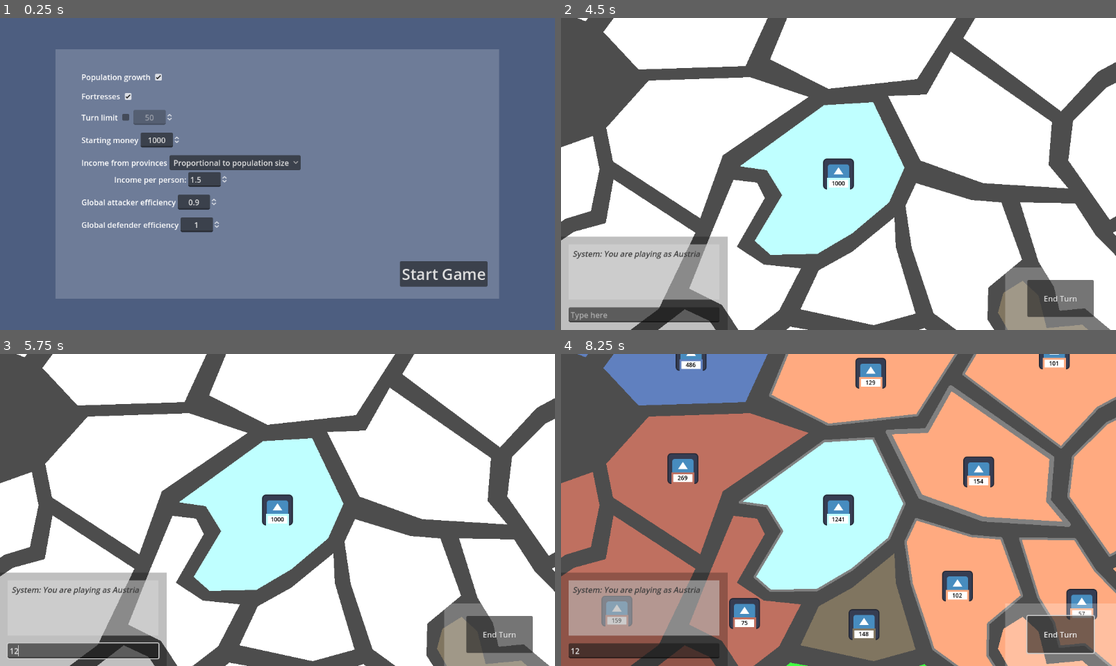
Above: before the commit, frames 1-4 (two rows, left to right).
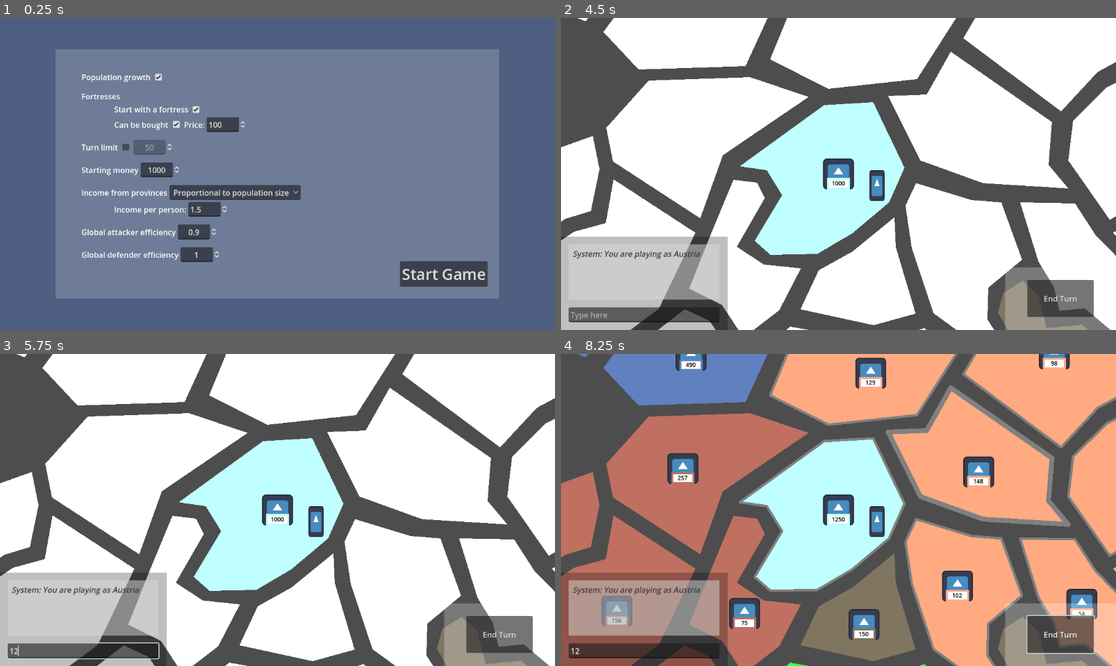
Above: after the commit, the same moments.

Repository: SamTheBlow/grand-strategy-game
Game: Godot game, scene res://scenes/main.tscn
Same seed, same stepped clock (60 frames per second), same inputs: the game is played once before the commit and once after it. The engine's default icon, where the game draws it, is replaced by a stand-in: a white triangle on a blue panel in a dark square.
Inputs (mouse positions are in pixels of both pictures, inside the frame that each line leads up to; where the layout moved, square brackets give the same spot in the first picture):
- Up to frame 1 (0.25 s): no input
- Up to frame 2 (4.5 s): click (688, 96) at 0.52 s; click (688, 145) [688, 117] at 1.25 s; click (738, 124) at 2.02 s; click (755, 108) [688, 117] at 2.75 s; click (755, 108) [688, 117] at 3.5 s; click "Start Game" at 4.25 s
- Up to frame 3 (5.75 s): click (83, 650) at 5.02 s; type "12" at 5.1 s
- Up to frame 4 (8.25 s): click "End Turn" at 5.75 s; click "End Turn" at 6.5 s; click "End Turn" at 7.25 s; tap Enter at 8 s; move the mouse to (960, 494) at 8.02 s; click (960, 494) at 8.17 s

The runs differ from the first frame. In frame 1, 6.4% of the frame differs, in the area x 14-55%, y 24-79%; in frame 2, 0.3%; in frame 3, 0.3%; in frame 4, 1.4%.

Commit message:
Add ability to buy a fortress

Diff:
--- a/GrandStrategyGame/scenes/game.tscn
+++ b/GrandStrategyGame/scenes/game.tscn
@@ -197,6 +197,7 @@
 
 [connection signal="exit_to_main_menu_requested" from="UILayer/GameUI/Chat" to="." method="_on_exit_to_main_menu_requested"]
 [connection signal="load_requested" from="UILayer/GameUI/Chat" to="." method="_on_load_requested"]
+[connection signal="requested_buy_fortress" from="UILayer/GameUI/Chat" to="." method="_on_chat_requested_buy_fortress"]
 [connection signal="requested_money_info" from="UILayer/GameUI/Chat" to="." method="_on_chat_requested_money_info"]
 [connection signal="requested_province_info" from="UILayer/GameUI/Chat" to="." method="_on_chat_requested_province_info"]
 [connection signal="rules_requested" from="UILayer/GameUI/Chat" to="." method="_on_chat_rules_requested"]
--- a/GrandStrategyGame/scenes/main_menu/lobby.tscn
+++ b/GrandStrategyGame/scenes/main_menu/lobby.tscn
@@ -91,10 +91,49 @@
 layout_mode = 2
 text = "Fortresses"
 
-[node name="FortressesCheckBox" type="CheckBox" parent="HBoxContainer/Spacing75/MarginContainer/ScrollContainer/HBoxContainer/VBoxContainer/HBoxContainer2"]
+[node name="FortressStart" type="HBoxContainer" parent="HBoxContainer/Spacing75/MarginContainer/ScrollContainer/HBoxContainer/VBoxContainer"]
+layout_mode = 2
+
+[node name="Spacing" type="Control" parent="HBoxContainer/Spacing75/MarginContainer/ScrollContainer/HBoxContainer/VBoxContainer/FortressStart"]
+custom_minimum_size = Vector2(64, 0)
+layout_mode = 2
+
+[node name="Label" type="Label" parent="HBoxContainer/Spacing75/MarginContainer/ScrollContainer/HBoxContainer/VBoxContainer/FortressStart"]
+layout_mode = 2
+text = "Start with a fortress"
+
+[node name="StartWithFortress" type="CheckBox" parent="HBoxContainer/Spacing75/MarginContainer/ScrollContainer/HBoxContainer/VBoxContainer/FortressStart"]
 unique_name_in_owner = true
 layout_mode = 2
 button_pressed = true
+
+[node name="FortressPurchase2" type="HBoxContainer" parent="HBoxContainer/Spacing75/MarginContainer/ScrollContainer/HBoxContainer/VBoxContainer"]
+layout_mode = 2
+
+[node name="Spacing" type="Control" parent="HBoxContainer/Spacing75/MarginContainer/ScrollContainer/HBoxContainer/VBoxContainer/FortressPurchase2"]
+custom_minimum_size = Vector2(64, 0)
+layout_mode = 2
+
+[node name="Label" type="Label" parent="HBoxContainer/Spacing75/MarginContainer/ScrollContainer/HBoxContainer/VBoxContainer/FortressPurchase2"]
+layout_mode = 2
+text = "Can be bought"
+
+[node name="CanBuyFortress" type="CheckBox" parent="HBoxContainer/Spacing75/MarginContainer/ScrollContainer/HBoxContainer/VBoxContainer/FortressPurchase2"]
+unique_name_in_owner = true
+layout_mode = 2
+button_pressed = true
+
+[node name="Label2" type="Label" parent="HBoxContainer/Spacing75/MarginContainer/ScrollContainer/HBoxContainer/VBoxContainer/FortressPurchase2"]
+layout_mode = 2
+text = "Price:"
+
+[node name="FortressPrice" type="SpinBox" parent="HBoxContainer/Spacing75/MarginContainer/ScrollContainer/HBoxContainer/VBoxContainer/FortressPurchase2" node_paths=PackedStringArray("check_box")]
+unique_name_in_owner = true
+layout_mode = 2
+value = 100.0
+allow_greater = true
+script = ExtResource("2_sb2tg")
+check_box = NodePath("../../FortressStart/StartWithFortress")
 
 [node name="Spacing2" type="Control" parent="HBoxContainer/Spacing75/MarginContainer/ScrollContainer/HBoxContainer/VBoxContainer"]
 custom_minimum_size = Vector2(0, 8)
--- a/GrandStrategyGame/scripts/chat/chat.gd
+++ b/GrandStrategyGame/scripts/chat/chat.gd
@@ -4,6 +4,7 @@
 
 signal requested_province_info()
 signal requested_money_info()
+signal requested_buy_fortress()
 signal save_requested()
 signal load_requested()
 signal exit_to_main_menu_requested()
@@ -23,6 +24,7 @@
 						"/help - Gives a list of every command",
 						"/infop - Gives info on selected province",
 						"/money - Tells you how much money your country has",
+						"/fort - Buys a fortress in selected province",
 						"/fs - Toggle fullscreen",
 						"/save - Save the game",
 						"/load - Load the saved game",
@@ -33,6 +35,8 @@
 				requested_province_info.emit()
 			"money":
 				requested_money_info.emit()
+			"fort":
+				requested_buy_fortress.emit()
 			"fs":
 				var mode: int = DisplayServer.window_get_mode()
 				if mode == DisplayServer.WINDOW_MODE_FULLSCREEN:
--- a/GrandStrategyGame/scripts/game/game.gd
+++ b/GrandStrategyGame/scripts/game/game.gd
@@ -122,6 +122,47 @@
 func _on_chat_requested_money_info() -> void:
 	var money: int = players.player_from_id(_your_id).playing_country.money
 	chat.system_message("Your country currently has " + str(money) + " money.")
+
+
+func _on_chat_requested_buy_fortress() -> void:
+	if not rules.can_buy_fortress:
+		chat.system_message("Cannot buy: this game's rules don't allow it!")
+		return
+
+	# TODO bad code (copy/paste from province info command)
+	var selected_province: Province = world.provinces.selected_province
+	if not selected_province:
+		chat.system_message("No province selected.")
+		return
+
+	var your_country: Country = (
+			players.player_from_id(_your_id).playing_country
+	)
+	if selected_province.owner_country() != your_country:
+		chat.system_message(
+				"Cannot buy: selected province is not under your control!"
+		)
+		return
+
+	if your_country.money < rules.fortress_price:
+		chat.system_message(
+				"Not enough money! You need " + str(rules.fortress_price)
+				+ " but you only have " + str(your_country.money) + "."
+		)
+		return
+
+	for building in selected_province.buildings._buildings:
+		if building is Fortress:
+			chat.system_message(
+					"Cannot buy: there is already a fortress in that province!"
+			)
+			return
+
+	var fortress: Fortress = Fortress.new_fortress(self, selected_province)
+	fortress.add_visuals()
+	selected_province.buildings.add(fortress)
+
+	your_country.money -= rules.fortress_price
 
 
 func _on_chat_rules_requested() -> void:
--- a/GrandStrategyGame/scripts/main_menu/lobby.gd
+++ b/GrandStrategyGame/scripts/main_menu/lobby.gd
@@ -18,8 +18,15 @@
 	var pop_growth_check_box := %PopGrowthCheckBox as CheckBox
 	game_rules.population_growth = pop_growth_check_box.button_pressed
 
-	var fortresses_check_box := %FortressesCheckBox as CheckBox
-	game_rules.fortresses = fortresses_check_box.button_pressed
+	game_rules.start_with_fortress = (
+			(%StartWithFortress as CheckBox).button_pressed
+	)
+	game_rules.can_buy_fortress = (
+			(%CanBuyFortress as CheckBox).button_pressed
+	)
+	game_rules.fortress_price = (
+			roundi((%FortressPrice as SpinBox).value)
+	)
 
 	var turn_limit_check_box := %TurnLimitCheckBox as CheckBox
 	game_rules.turn_limit_enabled = turn_limit_check_box.button_pressed
--- a/GrandStrategyGame/scripts/main_menu/lockable_spin_box.gd
+++ b/GrandStrategyGame/scripts/main_menu/lockable_spin_box.gd
@@ -4,14 +4,20 @@
 
 @export var check_box: CheckBox
 
+## If disabled, the SpinBox will only be editable
+## when the CheckBox is [b]unchecked[/b], rather than checked.
+@export var when_checked: bool = true
+
 
 func _ready() -> void:
 	if not check_box:
 		return
 
-	editable = check_box.button_pressed
+	_on_check_box_toggled(check_box.button_pressed)
 	check_box.toggled.connect(_on_check_box_toggled)
 
 
 func _on_check_box_toggled(button_pressed: bool) -> void:
 	editable = button_pressed
+	if not when_checked:
+		editable = not editable
--- a/GrandStrategyGame/scripts/rules/game_rules.gd
+++ b/GrandStrategyGame/scripts/rules/game_rules.gd
@@ -4,7 +4,9 @@
 
 const RULE_NAMES: Array[String] = [
 	"population_growth",
-	"fortresses",
+	"start_with_fortress",
+	"can_buy_fortress",
+	"fortress_price",
 	"turn_limit_enabled",
 	"turn_limit",
 	"starting_money",
@@ -24,7 +26,9 @@
 }
 
 @export var population_growth: bool = true
-@export var fortresses: bool = false
+@export var start_with_fortress: bool = true
+@export var can_buy_fortress: bool = true
+@export var fortress_price: int = 500
 @export var turn_limit_enabled: bool = false
 @export var turn_limit: int = 50
 @export var starting_money: int = 1000
--- a/GrandStrategyGame/test_data/world_maps/scenario1.gd
+++ b/GrandStrategyGame/test_data/world_maps/scenario1.gd
@@ -160,7 +160,7 @@
 
 		# Buildings
 		var buildings_data: Array = []
-		if game_rules.fortresses and is_starting_province:
+		if game_rules.start_with_fortress and is_starting_province:
 			buildings_data.append({"type": "fortress"})
 		province_data["buildings"] = buildings_data
 
